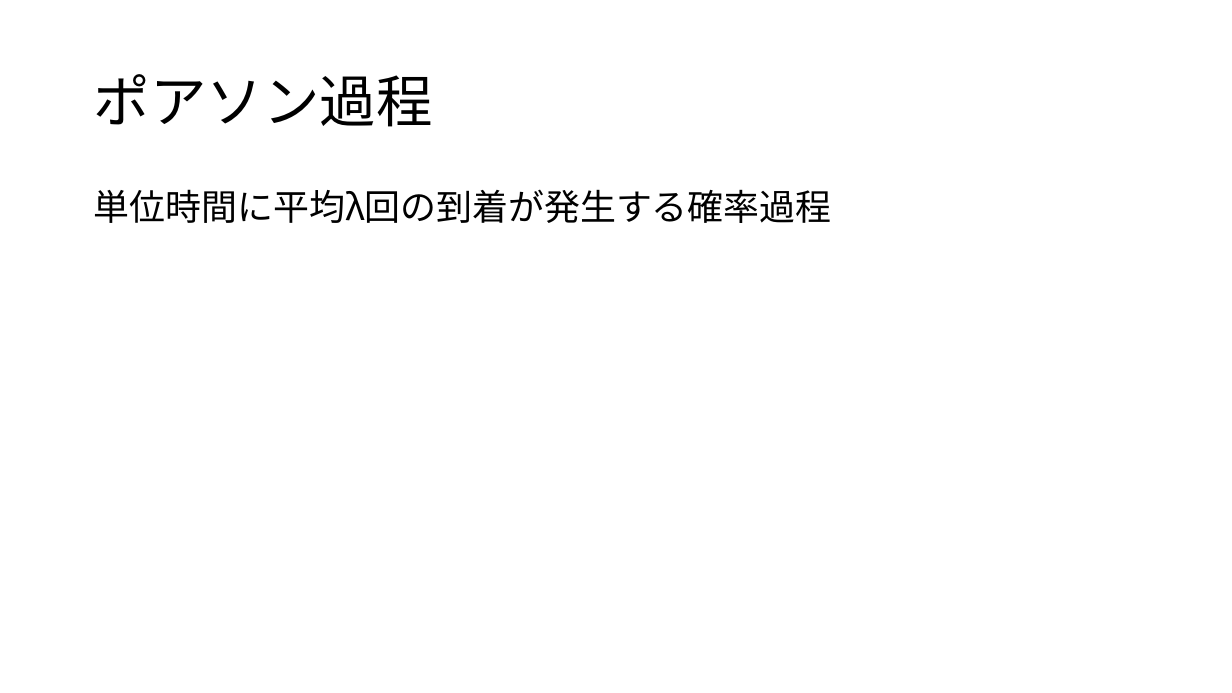
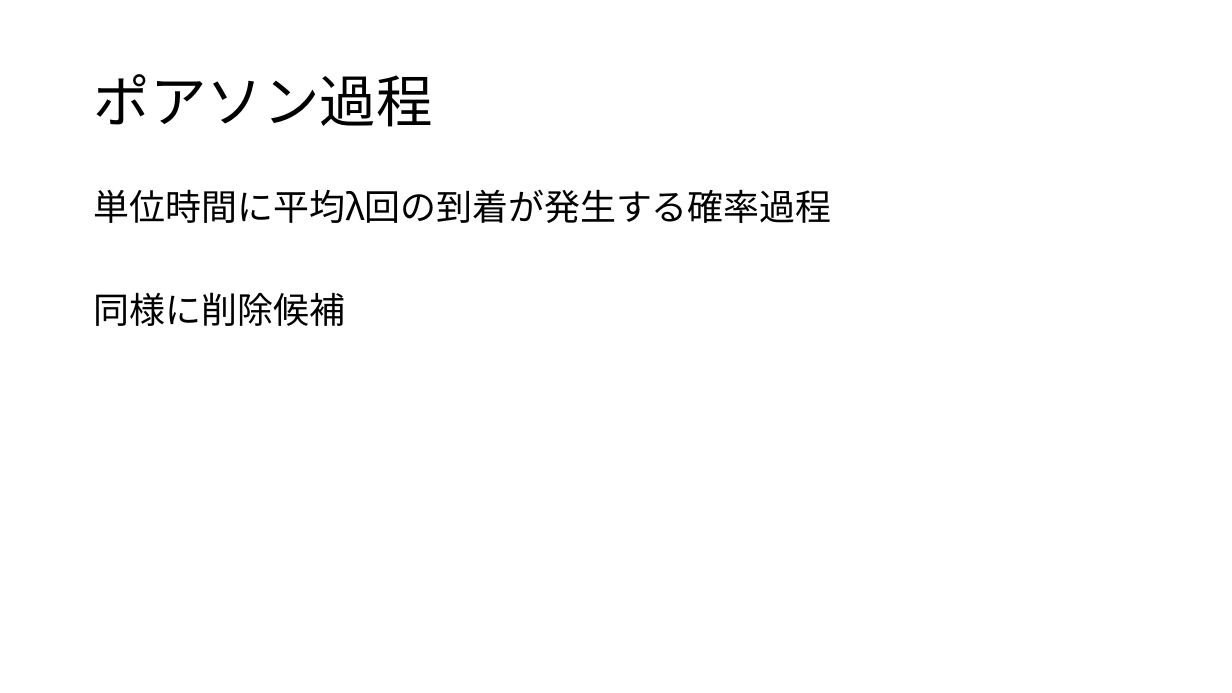
Before and after one commit to kamase14/jikken_2, a slide deck: slide 3 of slide.pptx. Drawn at 1232x693 pixels with LibreOffice and Linux fonts; fonts in the diff are those of the drawing. Boxes give left, top, right and bottom in pixels: in the first picture for what was removed or moved away, otherwise in the second. Text is boxed around its words. In the diff, an @@ line names an element or a change of style, - is before the commit and + after.

```diff
--- a/slide.pptx
+++ b/slide.pptx
@@ text at box(94, 292, 345, 326): paragraph added @@
+同様に削除候補
```
Also in this commit, not shown: 3 other slides changed, 8 slides added, 4 slides removed.
